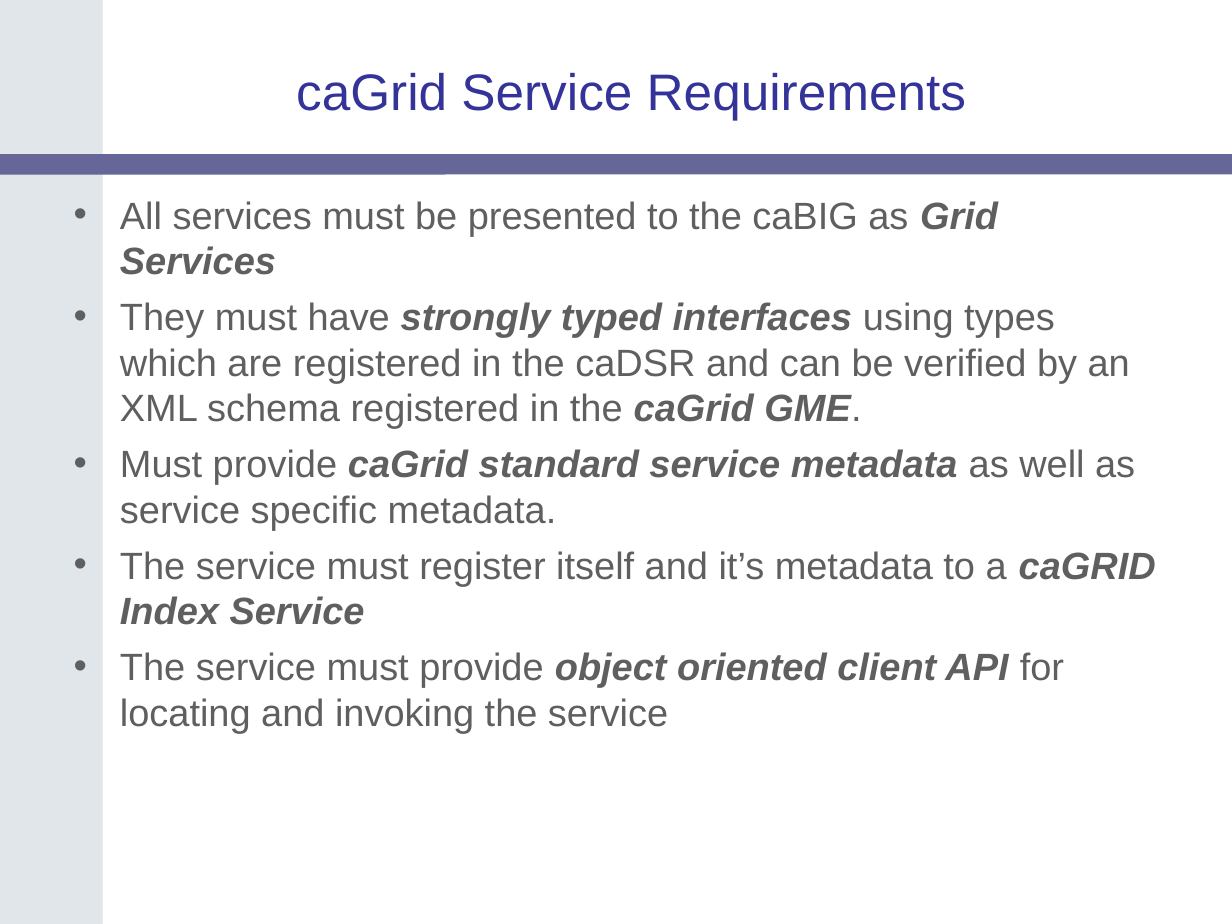
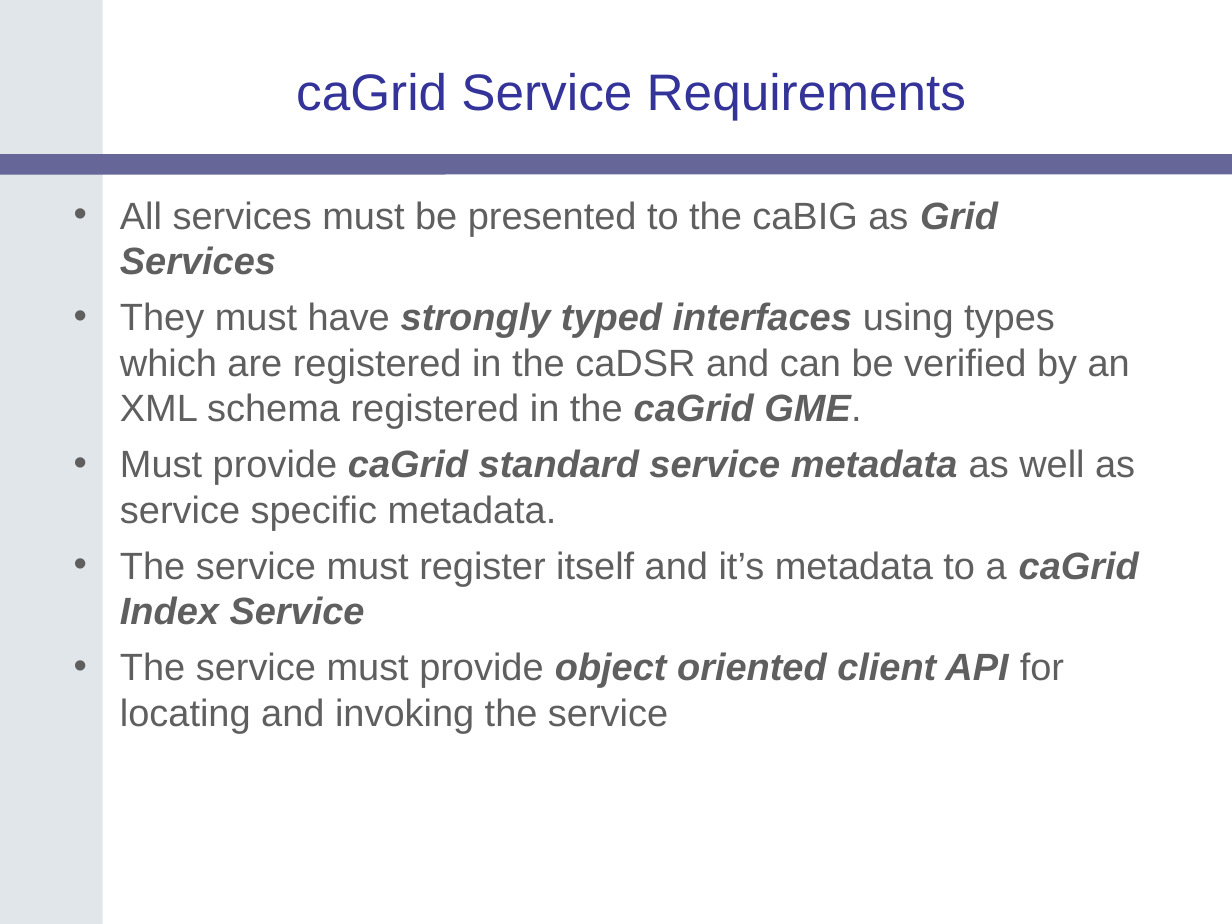
Before and after one commit to NCIP/cagrid-portal, a slide deck: slide 4 of cagrid-1-0/Documentation/presentations/200607_VCDE_ARCH/caGrid-Joint-F2F-Introduce.ppt. Drawn at 1232x924 pixels with LibreOffice and Linux fonts; fonts in the diff are those of the drawing; background and template pictures are left out. Boxes give left, top, right and bottom in pixels: in the first picture for what was removed or moved away, otherwise in the second. Text is boxed around its words. In the diff, an @@ line names an element or a change of style, - is before the commit and + after.

Commit message:
caGRID to caGrid

```diff
--- a/cagrid-1-0/Documentation/presentations/200607_VCDE_ARCH/caGrid-Joint-F2F-Introduce.ppt
+++ b/cagrid-1-0/Documentation/presentations/200607_VCDE_ARCH/caGrid-Joint-F2F-Introduce.ppt
@@ text at <box>120,551,1139,625</box>: text changed @@
-• The service must register itself and it’s metadata to a caGRID Index Service
+• The service must register itself and it’s metadata to a caGrid Index Service
```
